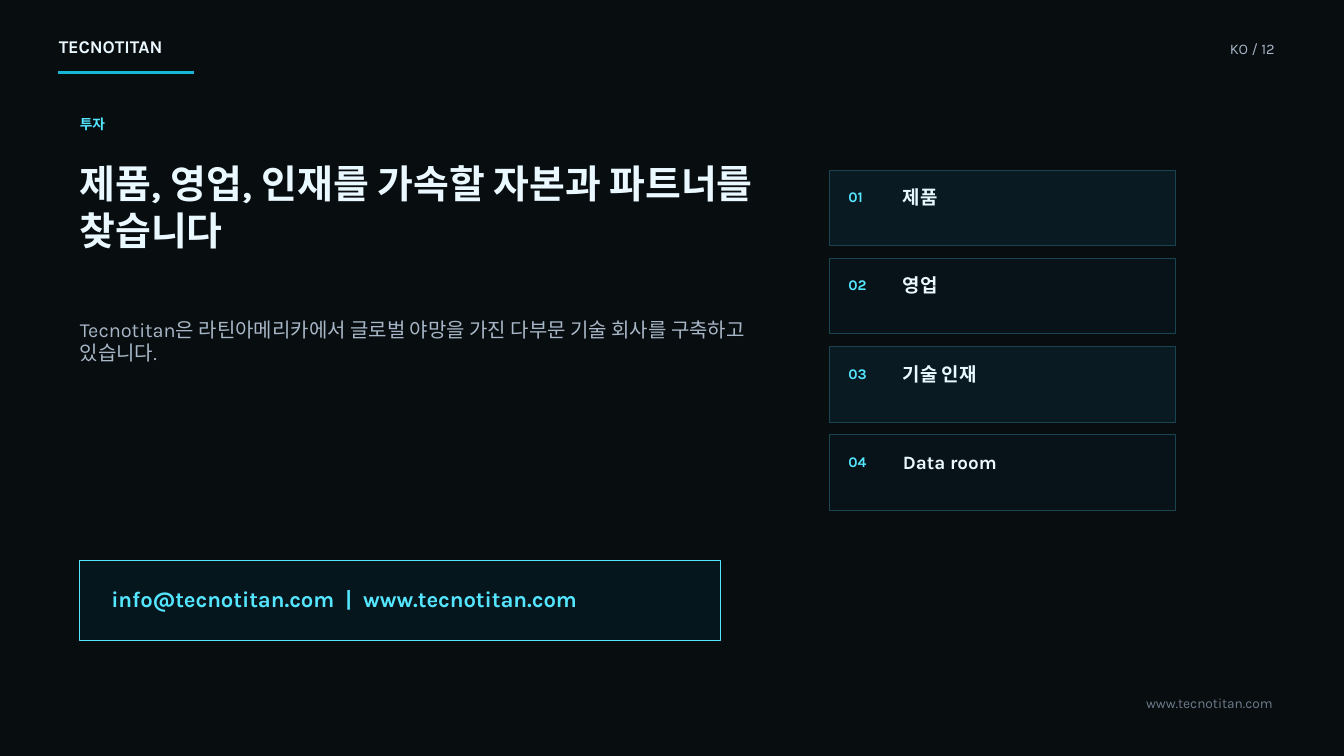
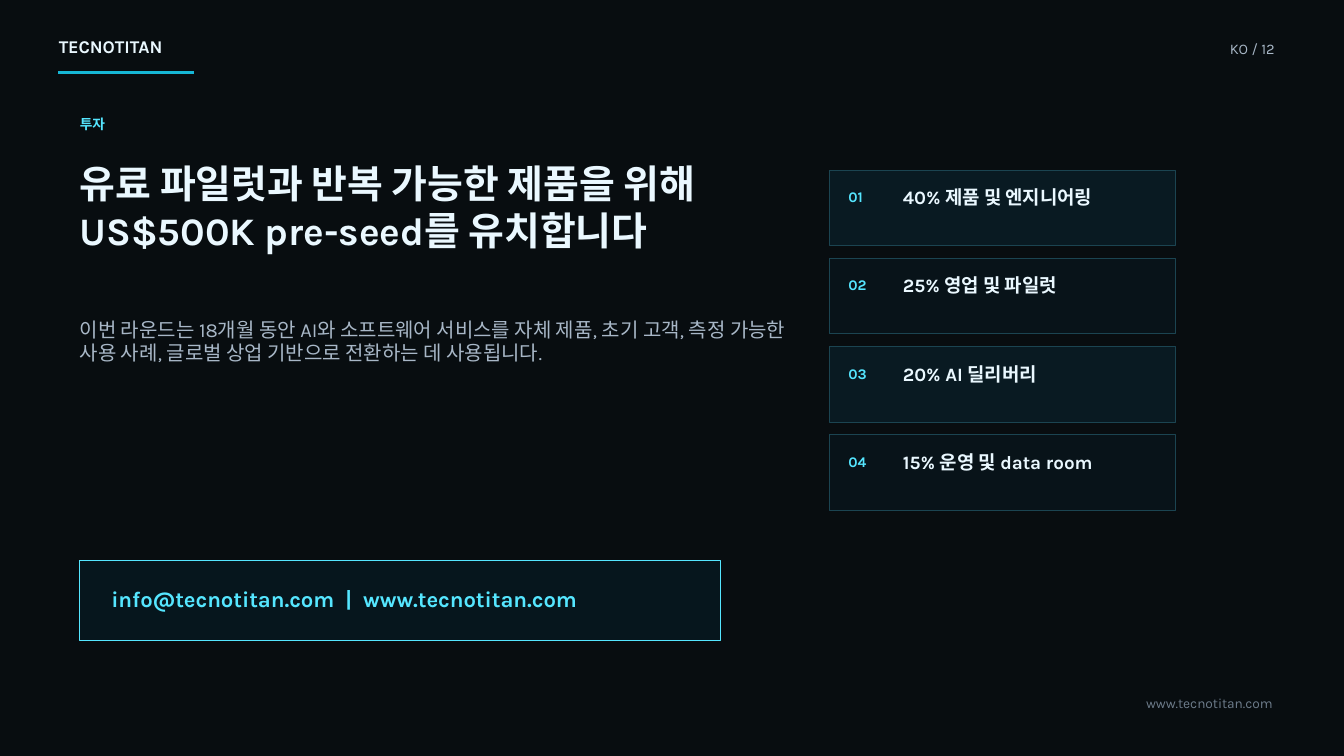
Before and after one commit to davidag2/tecnotitan, a slide deck: slide 12 of assets/investor-deck/Tecnotitan-Investor-Deck-KO.pptx. Drawn at 1344x756 pixels with LibreOffice and Linux fonts; fonts in the diff are those of the drawing; background and template pictures are left out; a plain dark background stands for a picture behind light text. Boxes give left, top, right and bottom in pixels: in the first picture for what was removed or moved away, otherwise in the second. Text is boxed around its words. In the diff, an @@ line names an element or a change of style, - is before the commit and + after.

```diff
--- a/assets/investor-deck/Tecnotitan-Investor-Deck-KO.pptx
+++ b/assets/investor-deck/Tecnotitan-Investor-Deck-KO.pptx
@@ text at (x1=80, y1=165, x2=696, y2=255): text changed @@
-제품, 영업, 인재를 가속할 자본과 파트너를 찾습니다
+유료 파일럿과 반복 가능한 제품을 위해 US$500K pre-seed를 유치합니다
@@ text at (x1=903, y1=188, x2=1093, y2=206): text changed @@
-제품
+40% 제품 및 엔지니어링
@@ text at (x1=903, y1=276, x2=1057, y2=294): text changed @@
-영업
+25% 영업 및 파일럿
@@ text at (x1=80, y1=320, x2=785, y2=362): text changed @@
-Tecnotitan은 라틴아메리카에서 글로벌 야망을 가진 다부문 기술 회사를 구축하고 있습니다.
+이번 라운드는 18개월 동안 AI와 소프트웨어 서비스를 자체 제품, 초기 고객, 측정 가능한 사용 사례, 글로벌 상업 기반으로 전환하는 데 사용됩니다.
@@ text at (x1=903, y1=365, x2=1037, y2=383): text changed @@
-기술 인재
+20% AI 딜리버리
@@ text at (x1=903, y1=453, x2=1093, y2=471): text changed @@
-Data room
+15% 운영 및 data room
```
Also in this commit, not shown: 2 other slides changed, 6 other files.
